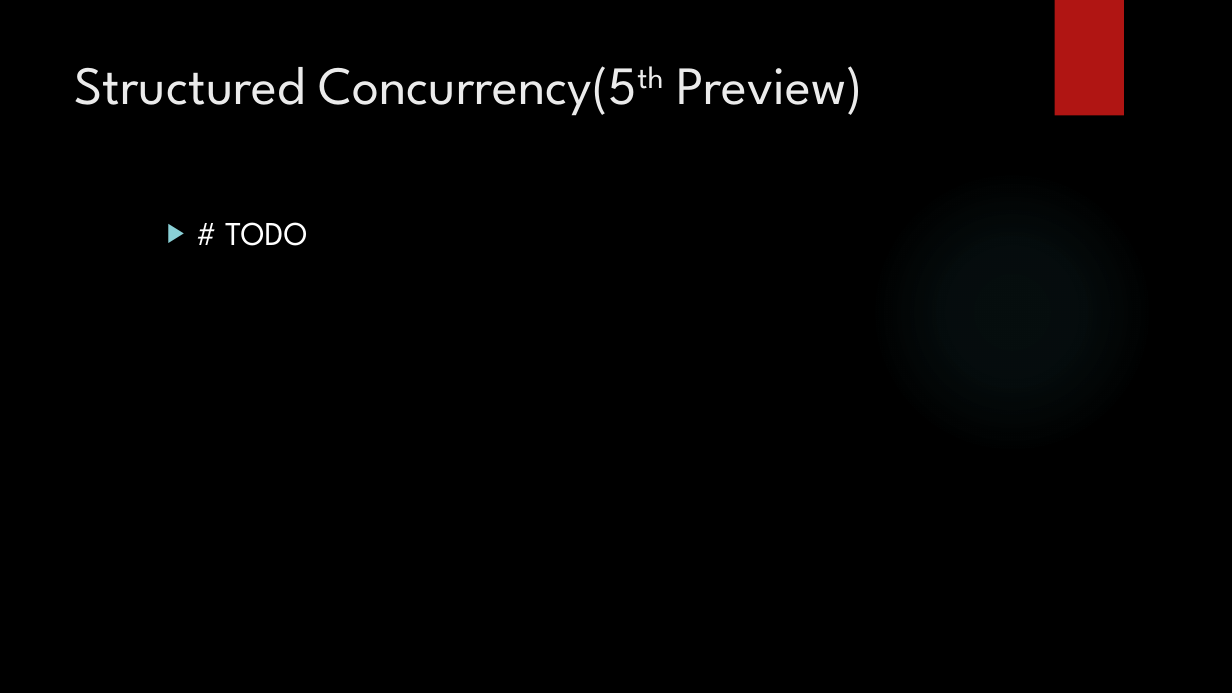
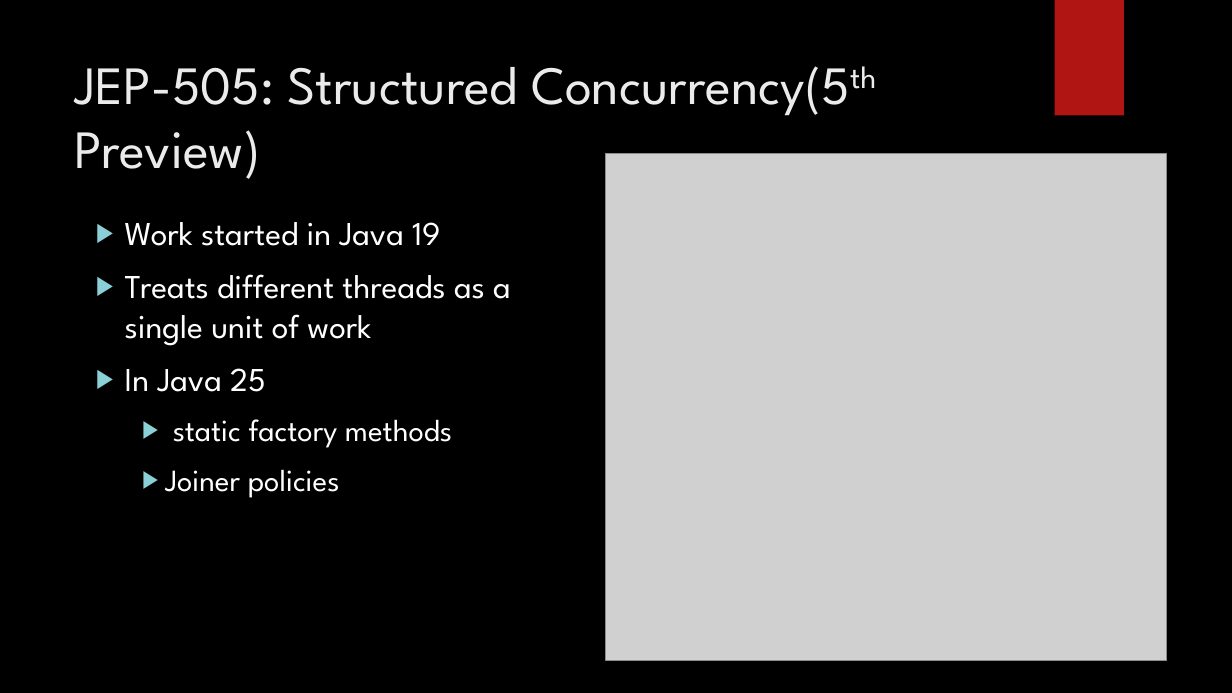
Before and after one commit to iuliana/jdk25-parent-project, a slide deck: slide 31 of maven4-java25-presentation.pptx (slide 35 before the commit). Drawn at 1232x693 pixels with LibreOffice and Linux fonts; fonts in the diff are those of the drawing; grey boxes stand for pictures; background and template pictures are left out. Boxes give left, top, right and bottom in pixels: in the first picture for what was removed or moved away, otherwise in the second. Text is boxed around its words. In the diff, an @@ line names an element or a change of style, - is before the commit and + after.

```diff
--- a/maven4-java25-presentation.pptx
+++ b/maven4-java25-presentation.pptx
@@ title at [75,66,850,179]: text changed @@
-Structured Concurrency(5th Preview)
+JEP-505: Structured Concurrency(5th Preview)
@@ picture added at [606,153,1167,661] @@
@@ ellipse removed at [870,169,1154,454] @@
@@ text at [125,222,511,498]: text changed @@
-  ▶ # TODO
+  ▶ Work started in Java 19
+  ▶ Treats different threads as a single unit of work
+  ▶ In Java 25
+    ▶ static factory methods
+    ▶ Joiner policies
```
Also in this commit, not shown: 3 other slides changed, 2 slides added, 1 slide removed, 15 other files.
